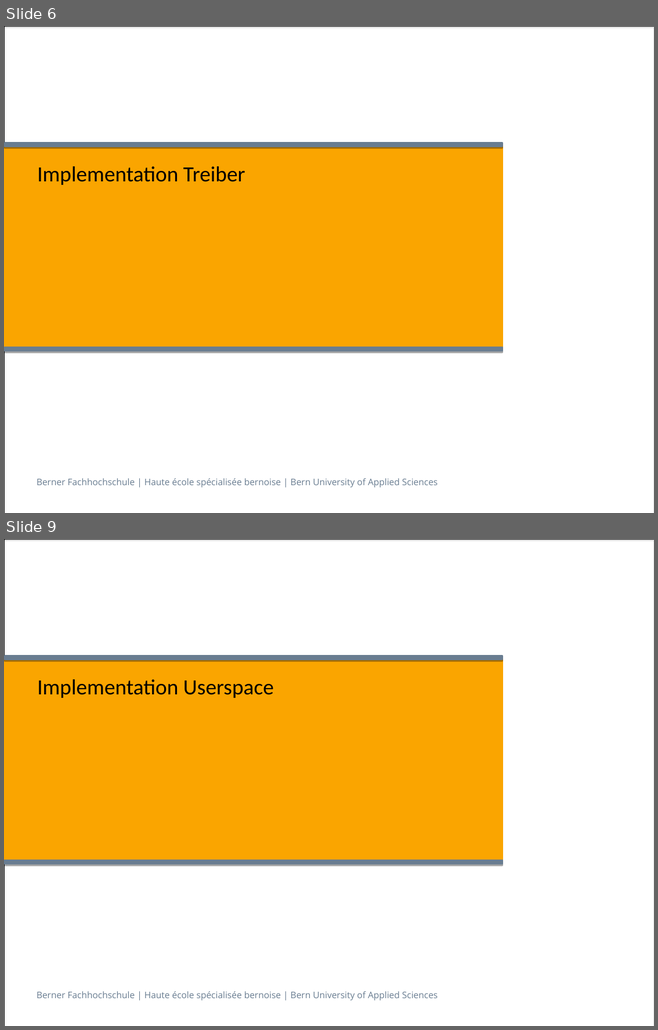
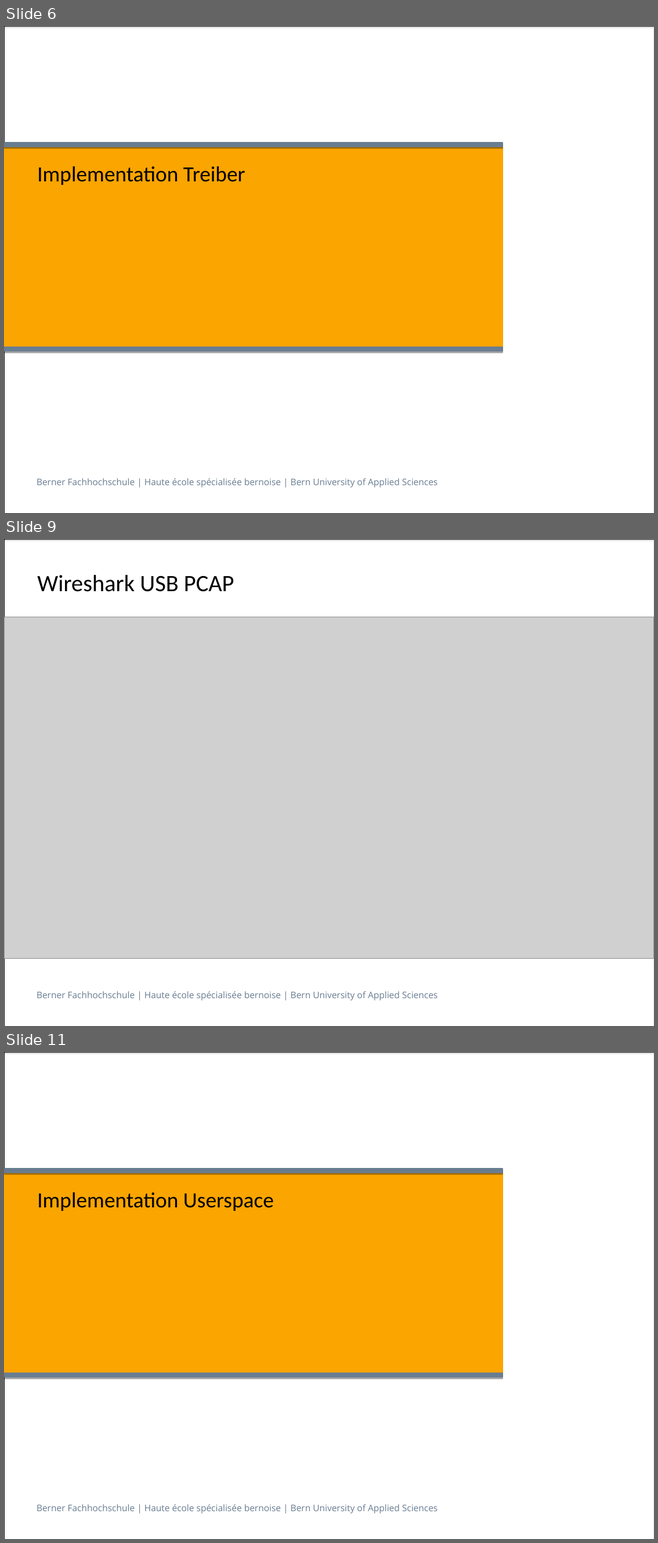
Before and after one commit to Overunity77/KlimaLogg, a slide deck: praesentation/Integrationsprojekt_danir1_suhnu1_chrib1.odp. Shown one above the other, each under a label of ours: slides 6 and 9 before the commit, slides 6, 9 and 11 after it; the slides between them are not shown. The pictures are 658x1030 and 658x1543 pixels, drawn with LibreOffice and Linux fonts; fonts in the diff are those of the drawing; grey boxes stand for pictures. Boxes give left, top, right and bottom in pixels: in the first picture for what was removed or moved away, otherwise in the second. Text is boxed around its words. In the diff, an @@ line names an element or a change of style, - is before the commit and + after.

```diff
--- a/praesentation/Integrationsprojekt_danir1_suhnu1_chrib1.odp
+++ b/praesentation/Integrationsprojekt_danir1_suhnu1_chrib1.odp
@@ slide 9 added at bbox=[4, 539, 654, 1026], background #FFFFFF; not listed: 2 template elements that a slide beside it also shows @@
@@ title added at bbox=[37, 575, 234, 592], 26 pt, text #000000 @@
+Wireshark USB PCAP
@@ picture added at bbox=[4, 617, 654, 959] @@
@@ what was slide 9 is now slide 11 @@
```
Also in this commit, not shown: 7 other slides added, 3 slides removed, 2 other files.
